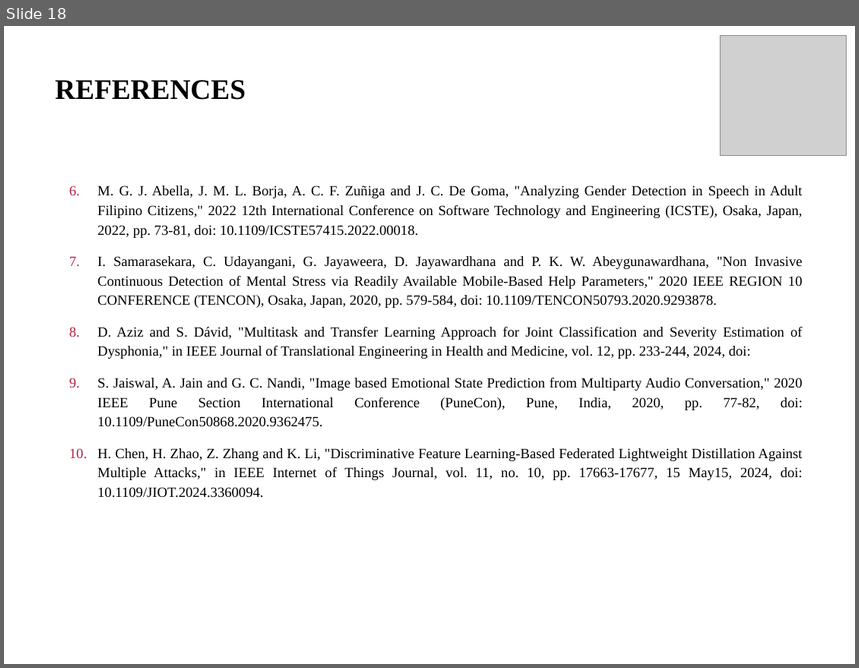
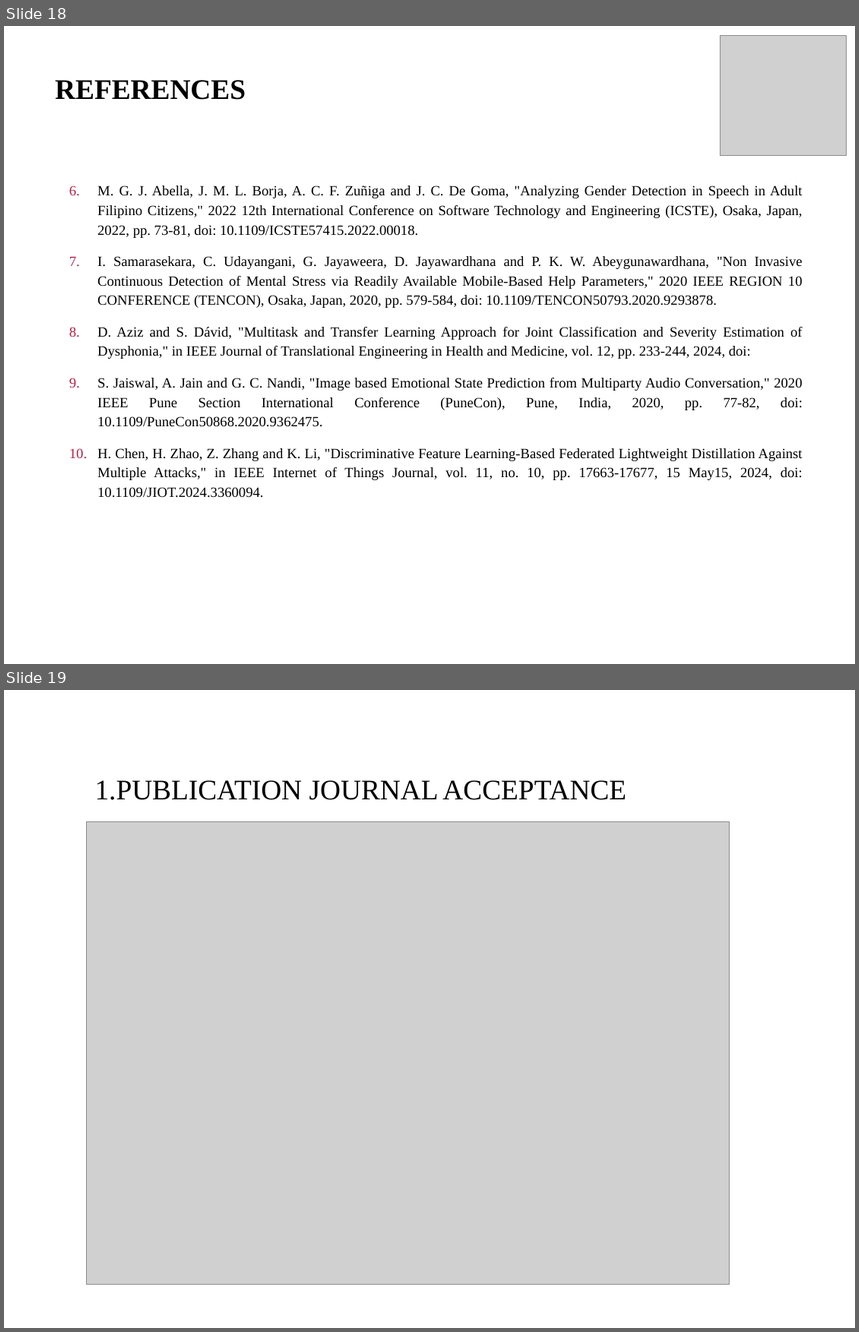
Before and after one commit to URK21CS1175/Speech-Emotion-and-Gender-Recognition-using-Hybrid-Models, a slide deck: Speech emotion analysis gender prediction ppt new.pptx. Shown one above the other, each under a label of ours: slide 18 before the commit, slides 18 and 19 after it. The pictures are 859x668 and 859x1332 pixels, drawn with LibreOffice and Linux fonts; fonts in the diff are those of the drawing; grey boxes stand for pictures. Boxes give left, top, right and bottom in pixels: in the first picture for what was removed or moved away, otherwise in the second. Text is boxed around its words. In the diff, an @@ line names an element or a change of style, - is before the commit and + after.

```diff
--- a/Speech emotion analysis gender prediction ppt new.pptx
+++ b/Speech emotion analysis gender prediction ppt new.pptx
@@ slide 19 added at [4, 690, 855, 1328], background #FFFFFF @@
@@ text added at [95, 780, 626, 800], 24 pt, text #000000 @@
+1.PUBLICATION JOURNAL ACCEPTANCE
@@ picture added at [87, 822, 730, 1285] @@
```
Also in this commit, not shown: 5 slides changed, 3 other slides added.
